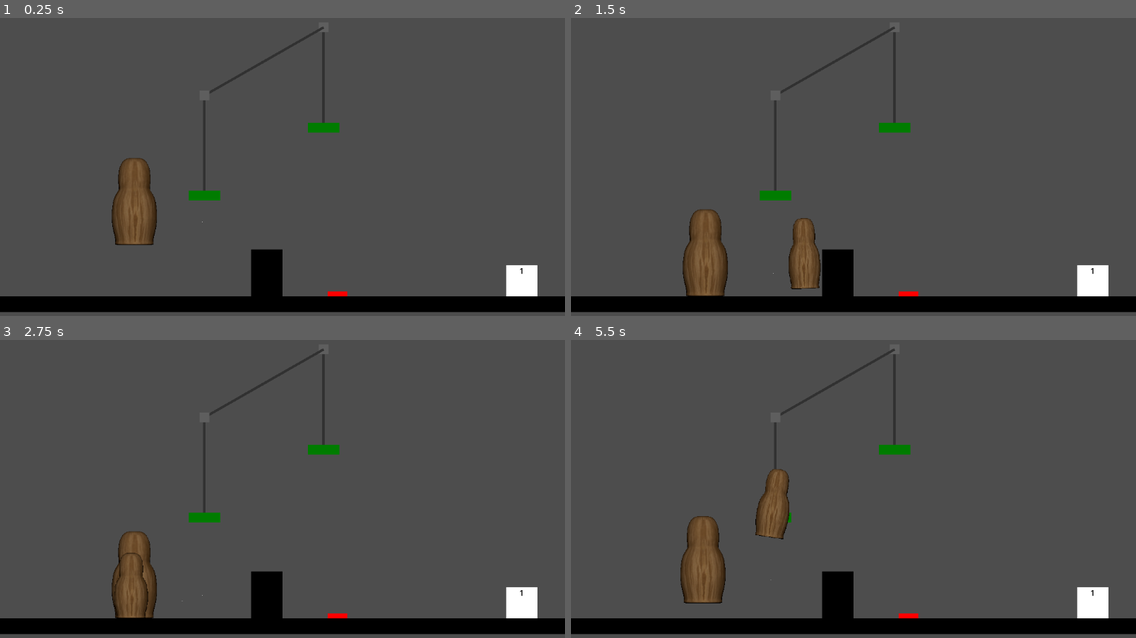
Above: before the commit, frames 1-4 (two rows, left to right).
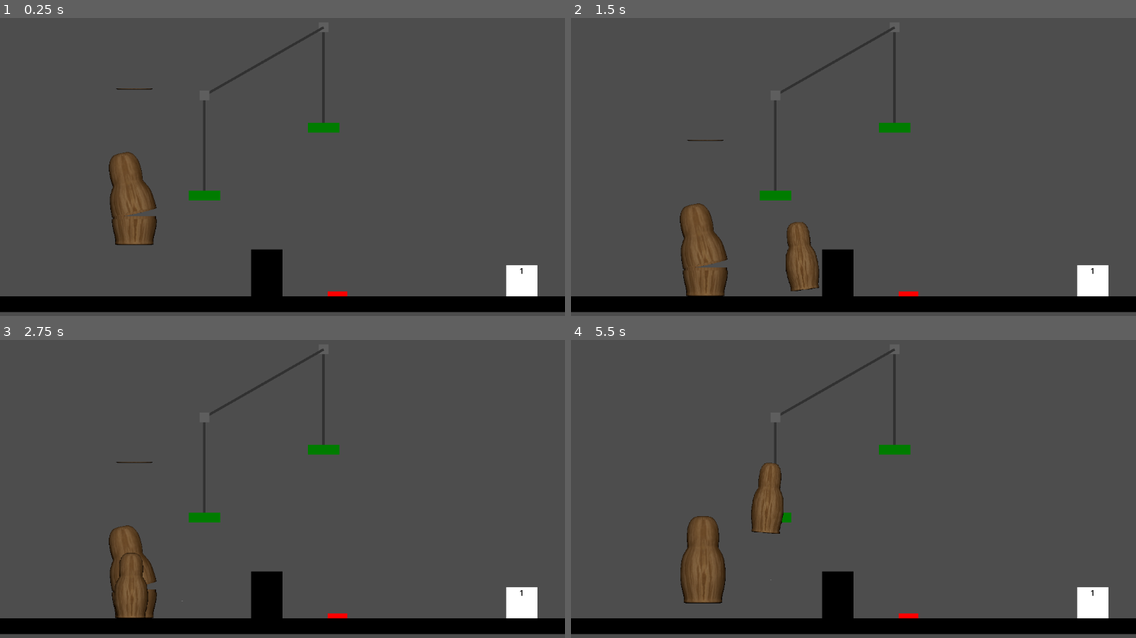
Above: after the commit, the same moments.

Repository: SethHDavis99/GMTK2024
Game: Godot game, scene res://levels/main.tscn
The game is run twice, just before and just after one commit, with the same random seed, the same clock (stepped at 60 frames per second) and the same inputs.
Inputs (mouse positions are in pixels of both pictures, inside the frame that each line leads up to):
- Up to frame 1 (0.25 s): no input
- Up to frame 2 (1.5 s): move the mouse to (706, 250) at 0.52 s; hold Space (pop) 0.53-1.28 s; hold D (move_right) from 0.53 s (still down); tap W (jump) at 0.77 s; move the mouse to (802, 262) at 1.27 s; click (802, 262) at 1.35 s
- Up to frame 3 (2.75 s): tap W (jump) at 1.52 s; tap Space (pop) at 1.55 s; move the mouse to (237, 560) at 2.02 s; release D (move_right) at 2.03 s; hold A (move_left) from 2.03 s (still down); hold Space (pop) from 2.03 s (still down)
- Up to frame 4 (5.5 s): move the mouse to (825, 542) at 2.77 s; release A (move_left) at 2.78 s; release Space (pop) at 2.78 s; hold D (move_right) 2.78-4.28 s; tap Space (pop) at 2.85, 3.8, 4.35 s; tap W (jump) at 3.02, 3.77, 4.52 s; move the mouse to (1023, 527) at 3.52 s; press the mouse at (1023, 527) at 3.53 s; tap Enter at 4.25 s; move the mouse to (684, 432) at 4.27 s; release the mouse at (684, 432) at 4.28 s; hold A (move_left) 4.28-5.03 s; tap R (reset) at 5 s; move the mouse to (881, 480) at 5.02 s; hold D (move_right) from 5.03 s (still down); hold Space (pop) from 5.03 s (still down)

The runs differ from the first frame. In frame 1, 0.7% of the frame differs, in the area x 19-36%, y 23-69%; in frame 2, 1.3%, in the area x 19-45%, y 40-92%; in frame 3, 0.6%; in frame 4, 0.9%.

Commit message:
OpenUp Animation

Diff:
--- a/objects/player.tscn
+++ b/objects/player.tscn
@@ -18,8 +18,8 @@
 [node name="AnimatedSprite2D" type="AnimatedSprite2D" parent="."]
 position = Vector2(0, -160)
 sprite_frames = ExtResource("1_01bsf")
-animation = &"R_Walk"
-frame_progress = 0.601948
+animation = &"R_OpenUp"
+frame_progress = 0.801319
 
 [node name="CollisionShape2D" type="CollisionShape2D" parent="."]
 position = Vector2(0, -89)
--- a/sprites/player_anim.tres
+++ b/sprites/player_anim.tres
@@ -26,6 +26,42 @@
 [sub_resource type="AtlasTexture" id="AtlasTexture_5cdi5"]
 atlas = ExtResource("1_j2gnj")
 region = Rect2(1600, 320, 320, 320)
+
+[sub_resource type="AtlasTexture" id="AtlasTexture_wa7yo"]
+atlas = ExtResource("1_j2gnj")
+region = Rect2(0, 640, 320, 320)
+
+[sub_resource type="AtlasTexture" id="AtlasTexture_dv2cu"]
+atlas = ExtResource("1_j2gnj")
+region = Rect2(320, 640, 320, 320)
+
+[sub_resource type="AtlasTexture" id="AtlasTexture_ksoqj"]
+atlas = ExtResource("1_j2gnj")
+region = Rect2(640, 640, 320, 320)
+
+[sub_resource type="AtlasTexture" id="AtlasTexture_ww0re"]
+atlas = ExtResource("1_j2gnj")
+region = Rect2(960, 640, 320, 320)
+
+[sub_resource type="AtlasTexture" id="AtlasTexture_krvjs"]
+atlas = ExtResource("1_j2gnj")
+region = Rect2(1280, 640, 320, 320)
+
+[sub_resource type="AtlasTexture" id="AtlasTexture_wcr57"]
+atlas = ExtResource("1_j2gnj")
+region = Rect2(1600, 640, 320, 320)
+
+[sub_resource type="AtlasTexture" id="AtlasTexture_7xsmp"]
+atlas = ExtResource("1_j2gnj")
+region = Rect2(1920, 640, 320, 320)
+
+[sub_resource type="AtlasTexture" id="AtlasTexture_1ymj7"]
+atlas = ExtResource("1_j2gnj")
+region = Rect2(2240, 640, 320, 320)
+
+[sub_resource type="AtlasTexture" id="AtlasTexture_wu7de"]
+atlas = ExtResource("1_j2gnj")
+region = Rect2(2240, 320, 320, 320)
 
 [sub_resource type="AtlasTexture" id="AtlasTexture_1n1w6"]
 atlas = ExtResource("1_j2gnj")
@@ -82,6 +118,38 @@
 }, {
 "frames": [{
 "duration": 1.0,
+"texture": SubResource("AtlasTexture_wa7yo")
+}, {
+"duration": 1.0,
+"texture": SubResource("AtlasTexture_dv2cu")
+}, {
+"duration": 1.0,
+"texture": SubResource("AtlasTexture_ksoqj")
+}, {
+"duration": 1.0,
+"texture": SubResource("AtlasTexture_ww0re")
+}, {
+"duration": 1.0,
+"texture": SubResource("AtlasTexture_krvjs")
+}, {
+"duration": 1.0,
+"texture": SubResource("AtlasTexture_wcr57")
+}, {
+"duration": 1.0,
+"texture": SubResource("AtlasTexture_7xsmp")
+}, {
+"duration": 1.0,
+"texture": SubResource("AtlasTexture_1ymj7")
+}, {
+"duration": 1.0,
+"texture": SubResource("AtlasTexture_wu7de")
+}],
+"loop": true,
+"name": &"R_OpenUp",
+"speed": 10.0
+}, {
+"frames": [{
+"duration": 1.0,
 "texture": SubResource("AtlasTexture_1n1w6")
 }, {
 "duration": 1.0,
Binary file changed: animation/Doll_Anim.png
Not shown: 1 places in sprites/player_anim.tres that only renumber resources
Not shown, changed: animation/Doll_Anim.png~
